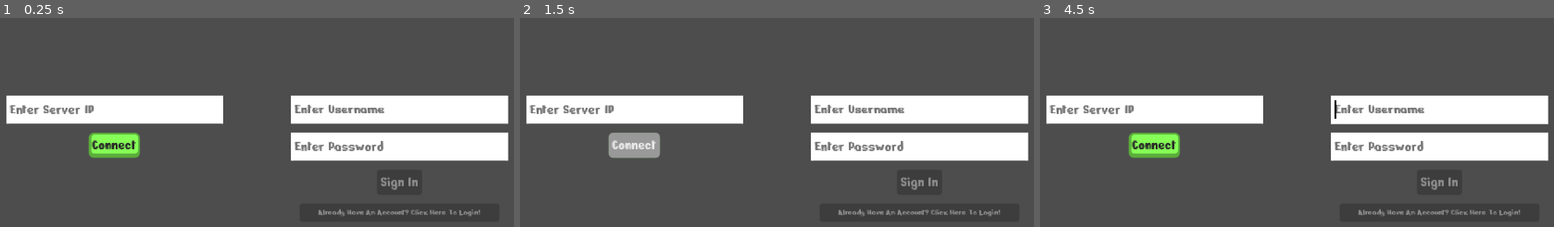
Above: before the commit, frames 1-3 (left to right).
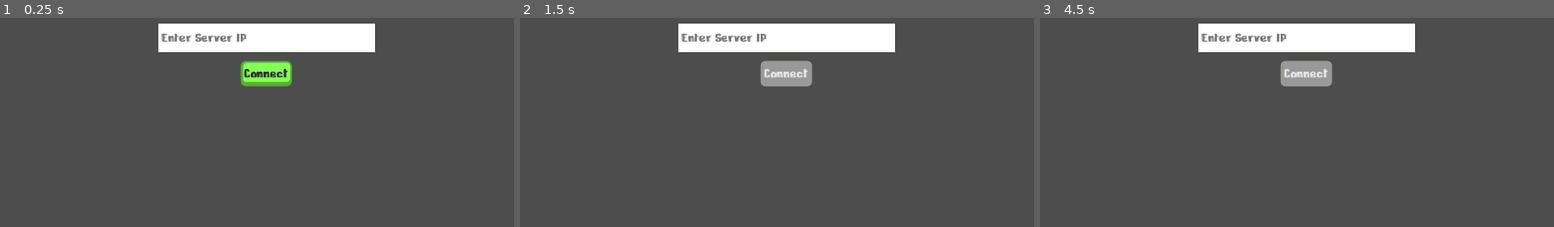
Above: after the commit, the same moments.

Repository: Rushninga/Steelpan-Simulator
Game: Godot game, scene res://Main.tscn
The game is run twice, just before and just after one commit, with the same random seed, the same clock (stepped at 60 frames per second) and the same inputs.
Inputs (mouse positions are in pixels of both pictures, inside the frame that each line leads up to):
- Up to frame 1 (0.25 s): no input
- Up to frame 2 (1.5 s): click "Connect" at 0.5 s; move the mouse to (951, 34) at 1.27 s; click (951, 34) at 1.35 s
- Up to frame 3 (4.5 s): move the mouse to (1158, 76) at 2.02 s; click (1158, 76) at 2.1 s; move the mouse to (outside the picture) at 2.77 s; click (outside the picture) at 2.85 s; move the mouse to (1271, 139) at 3.52 s; click (1271, 139) at 3.6 s; move the mouse to (1528, 118) at 4.27 s; click (1528, 118) at 4.35 s

The runs differ from the first frame. In frame 1, 26% of the frame differs, in the area x 1-99%, y 2-95%; in frame 2, 26%; in frame 3, 26%.

Commit message:
start menu
menus on start screen are now centered and only shows the one appropriate for the mode the application is in

Diff:
--- a/GUI Styling/Login data.tscn
+++ b/GUI Styling/Login data.tscn
@@ -32,9 +32,11 @@
 
 [node name="Control" type="Control"]
 layout_mode = 3
-anchors_preset = 15
-anchor_right = 1.0
-anchor_bottom = 1.0
+anchors_preset = 8
+anchor_left = 0.5
+anchor_top = 0.5
+anchor_right = 0.5
+anchor_bottom = 0.5
 grow_horizontal = 2
 grow_vertical = 2
 theme = ExtResource("1_pbac0")
@@ -42,8 +44,10 @@
 
 [node name="Container" type="VBoxContainer" parent="."]
 layout_mode = 0
-offset_right = 250.0
-offset_bottom = 215.0
+offset_left = -125.0
+offset_top = -107.0
+offset_right = 125.0
+offset_bottom = 108.0
 theme = ExtResource("1_pbac0")
 
 [node name="Label" type="Label" parent="Container"]
--- a/GUI Styling/connect_to_server.gd
+++ b/GUI Styling/connect_to_server.gd
@@ -2,9 +2,8 @@
 signal network_opp
 # Called when the node enters the scene tree for the first time.
 func _ready():
-
-	pass # Replace with function body.
-
+	var size_a = $Container.size
+	pivot_offset = size_a/2
 
 # Called every frame. 'delta' is the elapsed time since the previous frame.
 func _process(delta):
@@ -13,4 +12,4 @@
 
 func _on_button_pressed():
 	emit_signal("network_opp", $Container/Ip_address.text)
-	pass # Replace with function body.
+	pass
--- a/GUI Styling/connect_to_server.tscn
+++ b/GUI Styling/connect_to_server.tscn
@@ -5,14 +5,30 @@
 
 [node name="Control2" type="Control"]
 layout_mode = 3
-anchors_preset = 0
-offset_right = 1283.0
-offset_bottom = 717.0
+anchors_preset = 8
+anchor_left = 0.5
+anchor_top = 0.5
+anchor_right = 0.5
+anchor_bottom = 0.5
+grow_horizontal = 2
+grow_vertical = 2
+size_flags_horizontal = 4
+size_flags_vertical = 4
 script = ExtResource("1_8asa4")
 
 [node name="Container" type="VBoxContainer" parent="."]
-offset_right = 250.0
-offset_bottom = 72.0
+layout_mode = 1
+anchors_preset = 8
+anchor_left = 0.5
+anchor_top = 0.5
+anchor_right = 0.5
+anchor_bottom = 0.5
+offset_left = -125.0
+offset_top = -36.0
+offset_right = 125.0
+offset_bottom = 36.0
+grow_horizontal = 2
+grow_vertical = 2
 theme = ExtResource("1_day35")
 
 [node name="Ip_address" type="TextEdit" parent="Container"]
--- a/Scenes/Start Screen.tscn
+++ b/Scenes/Start Screen.tscn
@@ -12,18 +12,12 @@
 
 [node name="Control" parent="." instance=ExtResource("1_h7frx")]
 anchors_preset = 9
+anchor_left = 0.0
+anchor_top = 0.0
 anchor_right = 0.0
-offset_left = 684.0
-offset_top = 380.0
-offset_right = 684.0
-offset_bottom = 380.0
+anchor_bottom = 1.0
 grow_horizontal = 1
 scale = Vector2(1.5, 1.5)
-metadata/_edit_use_anchors_ = true
 
 [node name="Control2" parent="." instance=ExtResource("3_x0uf8")]
-offset_left = 192.0
-offset_top = 430.0
-offset_right = 462.0
-offset_bottom = 536.0
 scale = Vector2(1.5, 1.5)
--- a/Scenes/song_play.tscn
+++ b/Scenes/song_play.tscn
@@ -9,13 +9,13 @@
 
 var counter:int = 0
 var song_time:float = 0
-var incoming_notes:Array = []
+var incoming_notes:Array = [] #imports all the notes from the song resource file
 var song_res:Resource = preload(\"res://Save Data/songs/test_song/test song.tres\")
-var note_image = preload(\"res://Objects/note_image.tscn\")
-var roll_note_image = preload(\"res://Objects/rolling note.tscn\")
-var shockwave = preload(\"res://Objects/shockwave.tscn\")
-var song_end = false
-@export var note_travel_time:float
+var note_image = preload(\"res://Objects/note_image.tscn\") # a single notes object
+var roll_note_image = preload(\"res://Objects/rolling note.tscn\") # a rolling note object
+var shockwave = preload(\"res://Objects/shockwave.tscn\") #shockwave object for mouse when note is played
+var song_end = false #false unitil the global timer reaches the song end time as dicated in the song resource file
+@export var note_travel_time:float #indicates how many seconds the note will travel from its spawn time to its actrual time in the song. The speed of the note will depend on this variable
 var hit_notes:Array = []
 var incoming_note
 var mouse
@@ -27,13 +27,8 @@
 		note_travel_time = 3
 	incoming_notes = song_res.incoming_notes
 	for i in incoming_notes :
-		i.start += note_travel_time
-		i.end +=  note_travel_time
-
-
-
-
-	pass
+		i.start += note_travel_time #adds note travel time. This is done in case a note starts at the time 0 seconds. This will put it up to 1 second where it will become playable
+		i.end +=  note_travel_time #this is done to accomidate the increase in travel time
 
 
 
@@ -42,7 +37,7 @@
 	if counter < incoming_notes.size():
 		if ( incoming_notes[counter].start - note_travel_time ) <= song_time :
 			for i in $Steelpan.get_children():
-				if \"note\" in i:
+				if \"note\" in i: #checks if the varable note is in the notes on the steelpan
 					if i.note == incoming_notes[counter].name:
 						if incoming_notes[counter].type == \"single\" :
 							incoming_note = note_image.instantiate()
@@ -56,6 +51,8 @@
 						$Incoming_notes.add_child(incoming_note)
 			counter += 1
 	song_time += delta
+
+	#spawns a shockwave on the screen where the mouse clicks
 	if Input.is_action_just_pressed(\"play\") :
 		mouse = get_global_mouse_position()
 		var spawn = shockwave.instantiate()
@@ -63,7 +60,7 @@
 		add_child(spawn)
 	pass
 
-func note_is_played(diff):
+func note_is_played(diff): # calculates how close the note was played to its actrual position in the song
 	if diff > -0.05 and diff < 0.05:
 		print(\"perfect\")
 	elif diff > -0.1 and diff < 0.1:
--- a/Scripts/login_data.gd
+++ b/Scripts/login_data.gd
@@ -1,9 +1,12 @@
 extends Control
 signal send_data
+
+
+
 # Called when the node enters the scene tree for the first time.
 func _ready():
-	pass # Replace with function body.
-
+	var size_a = $Container.size
+	pivot_offset = size_a/2
 
 # Called every frame. 'delta' is the elapsed time since the previous frame.
 func _process(delta):
--- a/Scripts/start_screen.gd
+++ b/Scripts/start_screen.gd
@@ -1,5 +1,5 @@
 extends Node2D
-var mode = "sign in"
+var mode = "connect"
 var time = 0.0
 var client = ENetMultiplayerPeer.new()
 var default_port = 8000
@@ -14,6 +14,18 @@
 	multiplayer.connection_failed.connect(connect_fail)
 	multiplayer.server_disconnected.connect(client_disconnect)
 
+	#centers control node at the center of the screen
+	$Control.global_position = $Camera2D.global_position
+	$Control2.global_position = $Camera2D.global_position
+
+func _process(delta):
+	#sets control node visibility depending if the client is connected to the server
+	if mode == "connect":
+		$Control.visible = false
+		$Control2.visible = true
+	else:
+		$Control.visible = true
+		$Control2.visible = false
 
 
 func begin_data_send(username, password):
@@ -32,14 +44,14 @@
 	$Control/Container/Button.disabled = false
 	$Control/Container/Button_change.disabled = false
 	$Control2/Container/Button.disabled = true
-	#send_user_info.rpc(str(multiplayer.get_unique_id()))
+	mode = "sign in"
 
 func client_disconnect():
 	$Control/Container/Label.text = "clinet is disconnected"
 	$Control/Container/Button.disabled = true
 	$Control/Container/Button_change.disabled = true
 	$Control2/Container/Button.disabled = false
-	pass
+	mode = "connect"
 
 func connect_fail():
 	$Control/Container/Label.text = "clinet has failed to connect"
--- a/Scripts/steelpan.gd
+++ b/Scripts/steelpan.gd
@@ -1,8 +1,9 @@
 extends Node
 var note_played_time_difference
 signal quality(difference)
+signal rolling
 
-func _ready():
+func _ready(): #connects the signal that is emitted when a note is played for all notes
 	for i in get_children():
 		if i is Area2D:
 			i.play_note.connect(note_played)
@@ -15,7 +16,7 @@
 					note_played_time_difference = get_parent().song_time - i.start
 					i.queue_free()
 					get_parent().hit_notes.append(play)
-					emit_signal("quality",note_played_time_difference)
+					emit_signal("quality",note_played_time_difference) #emits a signal that send the difference between the time the note is played and its actrual time in the song
 					break
 				elif i.scale.x <= i.true_scale.x:
 					print("rolling")
Not shown: 3 places in Themes/start_menu_theme.tres that only renumber resources
